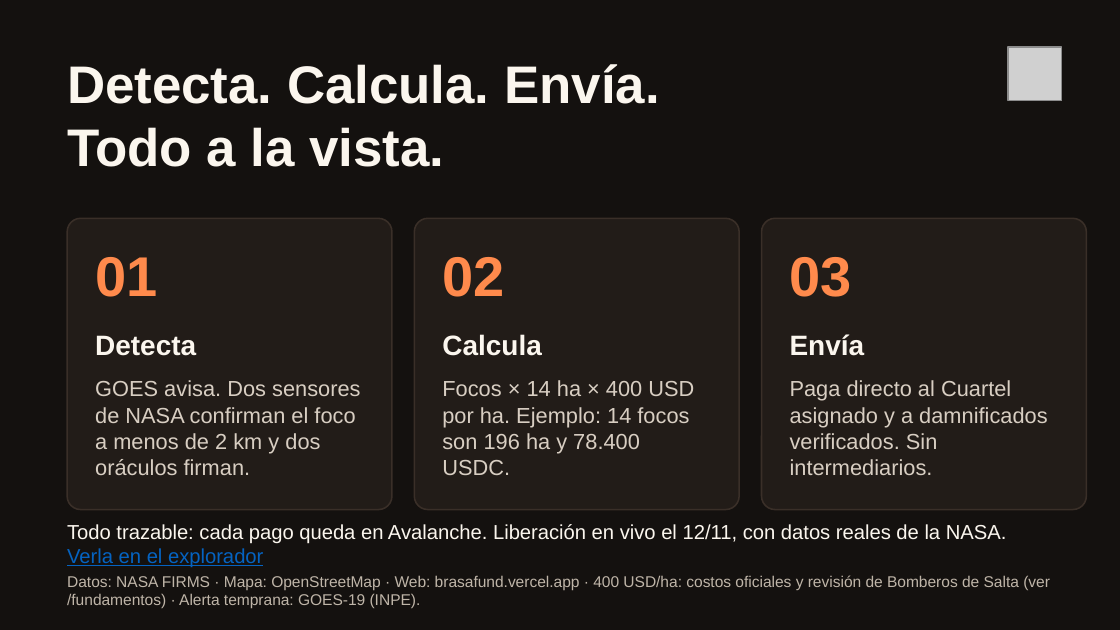
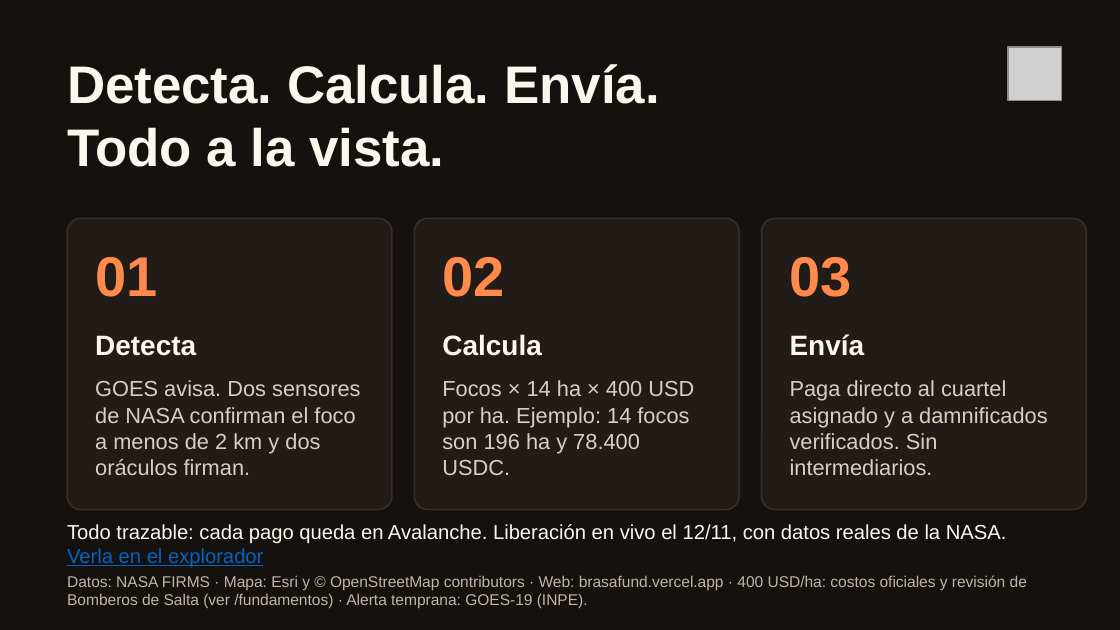
Before and after one commit to jfacundoayala/brasa, a slide deck: slide 3 of docs/presentacion/brasa-deck.pptx. Drawn at 1120x630 pixels with LibreOffice and Linux fonts; fonts in the diff are those of the drawing; grey boxes stand for pictures. Boxes give left, top, right and bottom in pixels: in the first picture for what was removed or moved away, otherwise in the second. Text is boxed around its words. In the diff, an @@ line names an element or a change of style, - is before the commit and + after.

```diff
--- a/docs/presentacion/brasa-deck.pptx
+++ b/docs/presentacion/brasa-deck.pptx
@@ text at [790,380,1047,475]: text changed @@
-Paga directo al Cuartel asignado y a damnificados verificados. Sin intermediarios.
+Paga directo al cuartel asignado y a damnificados verificados. Sin intermediarios.
@@ text at [67,575,1027,608]: text changed @@
-Datos: NASA FIRMS · Mapa: OpenStreetMap · Web: brasafund.vercel.app · 400 USD/ha: costos oficiales y revisión de Bomberos de Salta (ver /fundamentos) · Alerta temprana: GOES-19 (INPE).
+Datos: NASA FIRMS · Mapa: Esri y © OpenStreetMap contributors · Web: brasafund.vercel.app · 400 USD/ha: costos oficiales y revisión de Bomberos de Salta (ver /fundamentos) · Alerta temprana: GOES-19 (INPE).
```
Also in this commit, not shown: 3 other slides changed, 4 other files.
